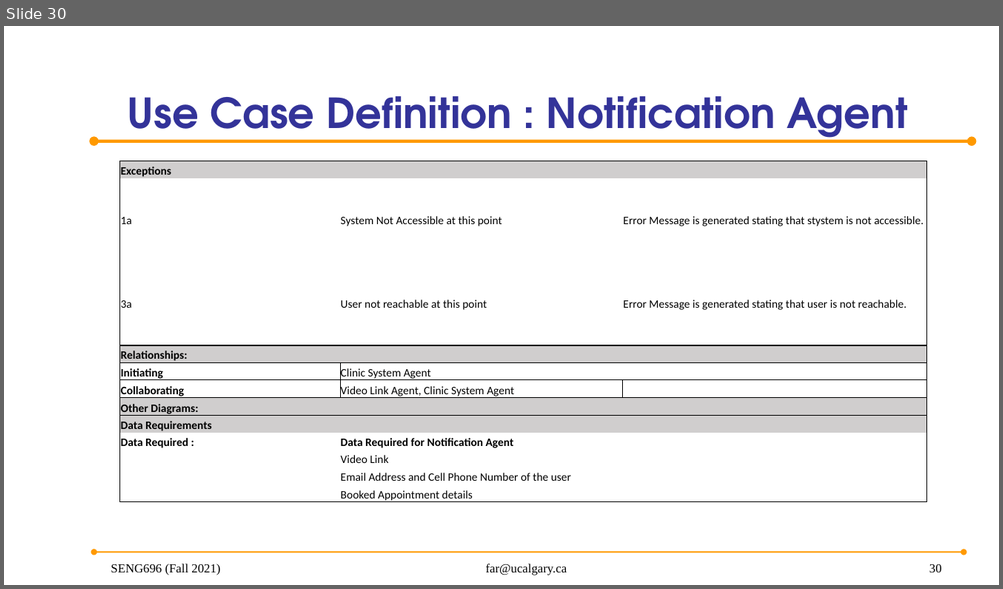
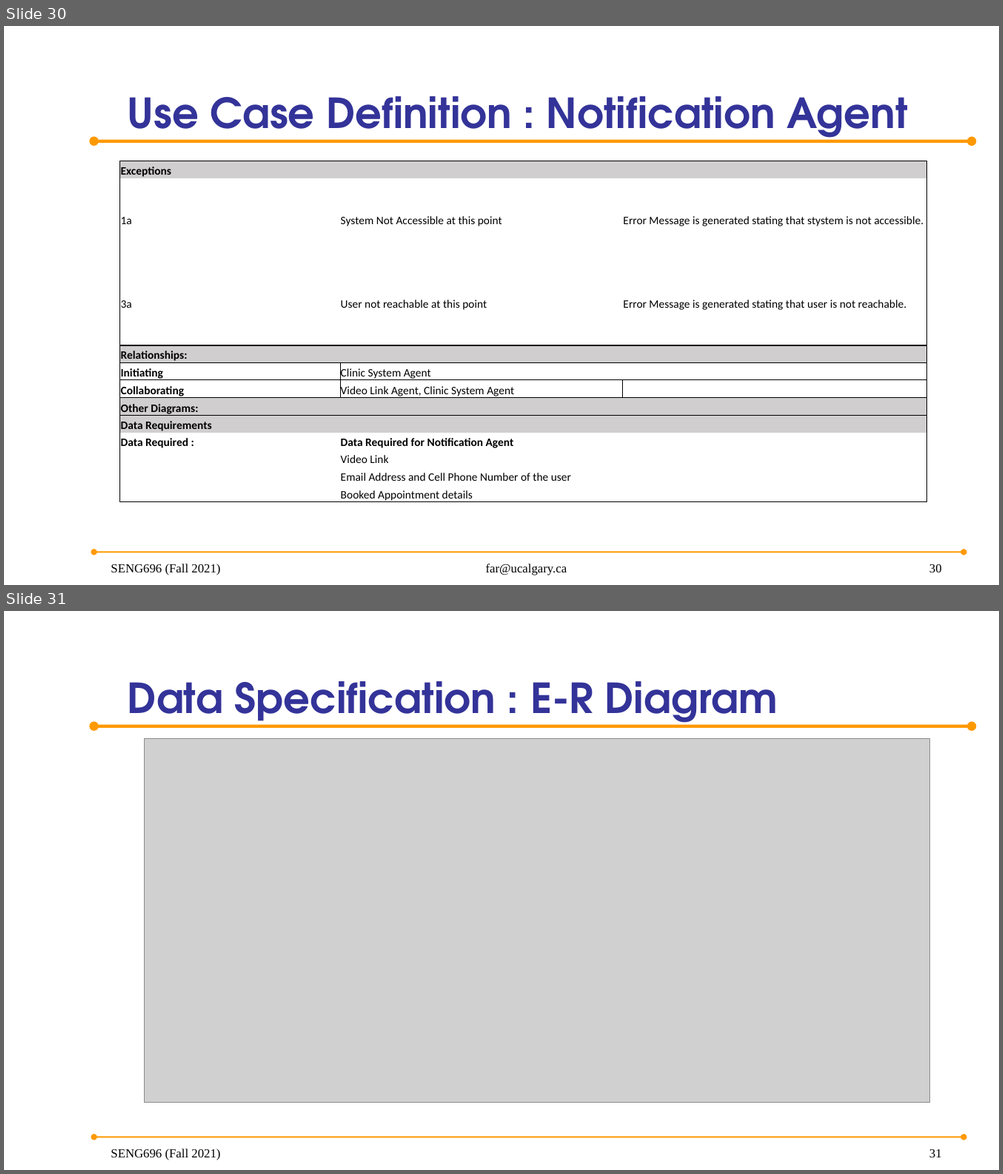
Before and after one commit to anish30145784/SENG696_GroupD, a slide deck: GroupD_ProjectPresentation.pptx. Shown one above the other, each under a label of ours: slide 30 before the commit, slides 30 and 31 after it. The pictures are 1003x589 and 1003x1174 pixels, drawn with LibreOffice and Linux fonts; fonts in the diff are those of the drawing; grey boxes stand for pictures; background and template pictures are left out. Boxes give left, top, right and bottom in pixels: in the first picture for what was removed or moved away, otherwise in the second. Text is boxed around its words. In the diff, an @@ line names an element or a change of style, - is before the commit and + after.

Commit message:
Updated ER Diagram and other slides

```diff
--- a/GroupD_ProjectPresentation.pptx
+++ b/GroupD_ProjectPresentation.pptx
@@ slide 31 added at (4,611,999,1170), background picture (left out); not listed: 2 template elements that a slide beside it also shows @@
@@ title added at (128,681,778,728), 40 pt, text #333399, bold @@
+Data Specification : E-R Diagram
@@ picture added at (145,738,930,1102) @@
@@ text added at (111,1149,220,1161), 12 pt, text #000000 @@
+SENG696 (Fall 2021)
@@ page number added at (929,1150,942,1158), 12 pt, text #000000 @@
+31
```
Also in this commit, not shown: 4 slides changed, 3 other slides added.
